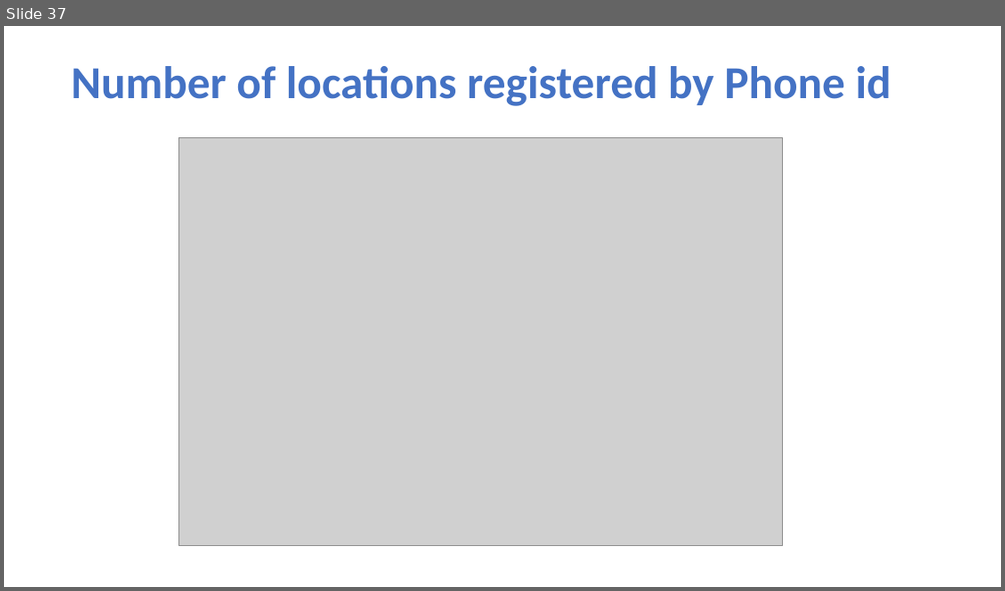
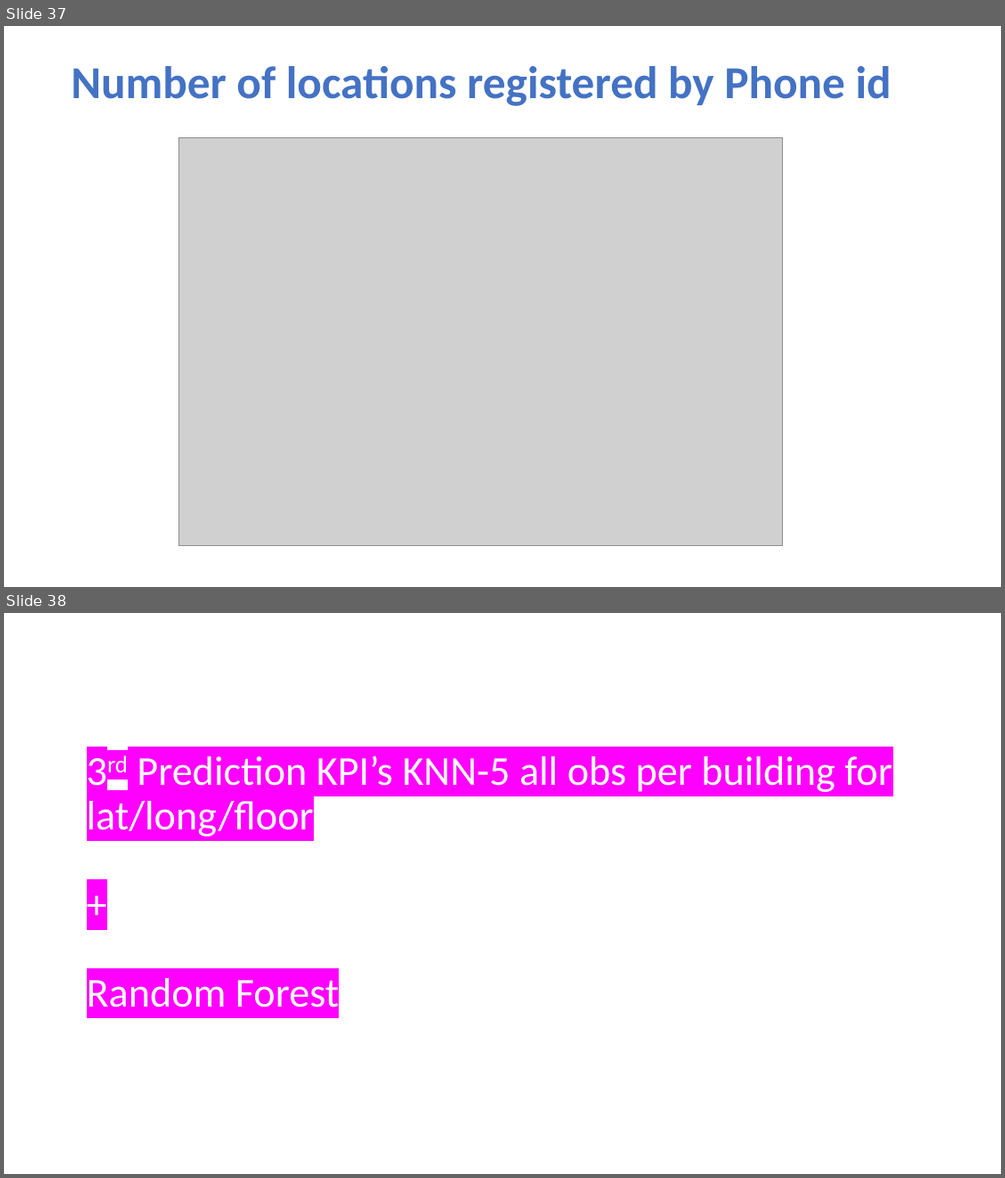
Before and after one commit to NatasjaFortuin/Wifi-locationing, a slide deck: Data etc/Log.pptx. Shown one above the other, each under a label of ours: slide 37 before the commit, slides 37 and 38 after it. The pictures are 1005x591 and 1005x1178 pixels, drawn with LibreOffice and Linux fonts; fonts in the diff are those of the drawing; grey boxes stand for pictures. Boxes give left, top, right and bottom in pixels: in the first picture for what was removed or moved away, otherwise in the second. Text is boxed around its words. In the diff, an @@ line names an element or a change of style, - is before the commit and + after.

Commit message:
predict_validation

```diff
--- a/Data etc/Log.pptx
+++ b/Data etc/Log.pptx
@@ slide 38 added at box(4, 613, 1001, 1174), background #FFFFFF @@
@@ title added at box(87, 755, 892, 1007), 39.6 pt, text #FFFFFF @@
+3rd Prediction KPI’s KNN-5 all obs per building for lat/long/floor
++
+Random Forest
```
Also in this commit, not shown: 11 other slides added, 12 other files.
